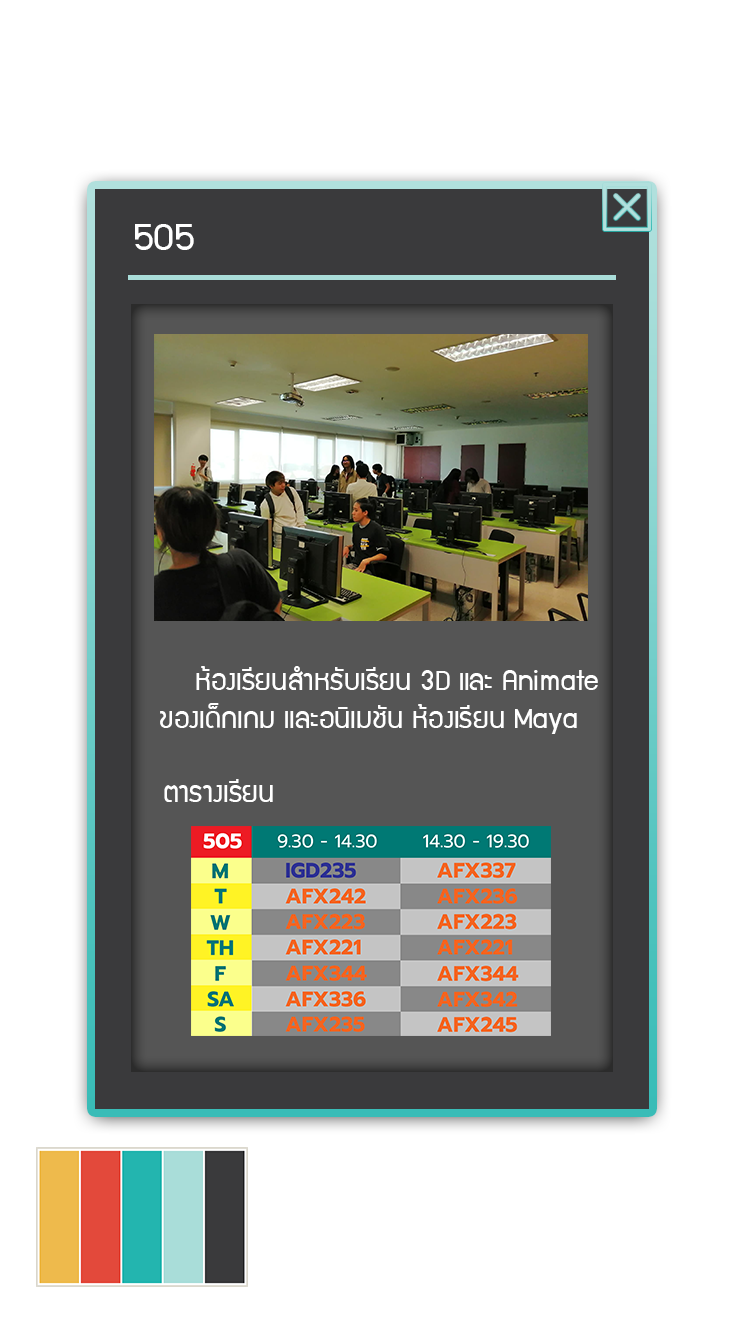
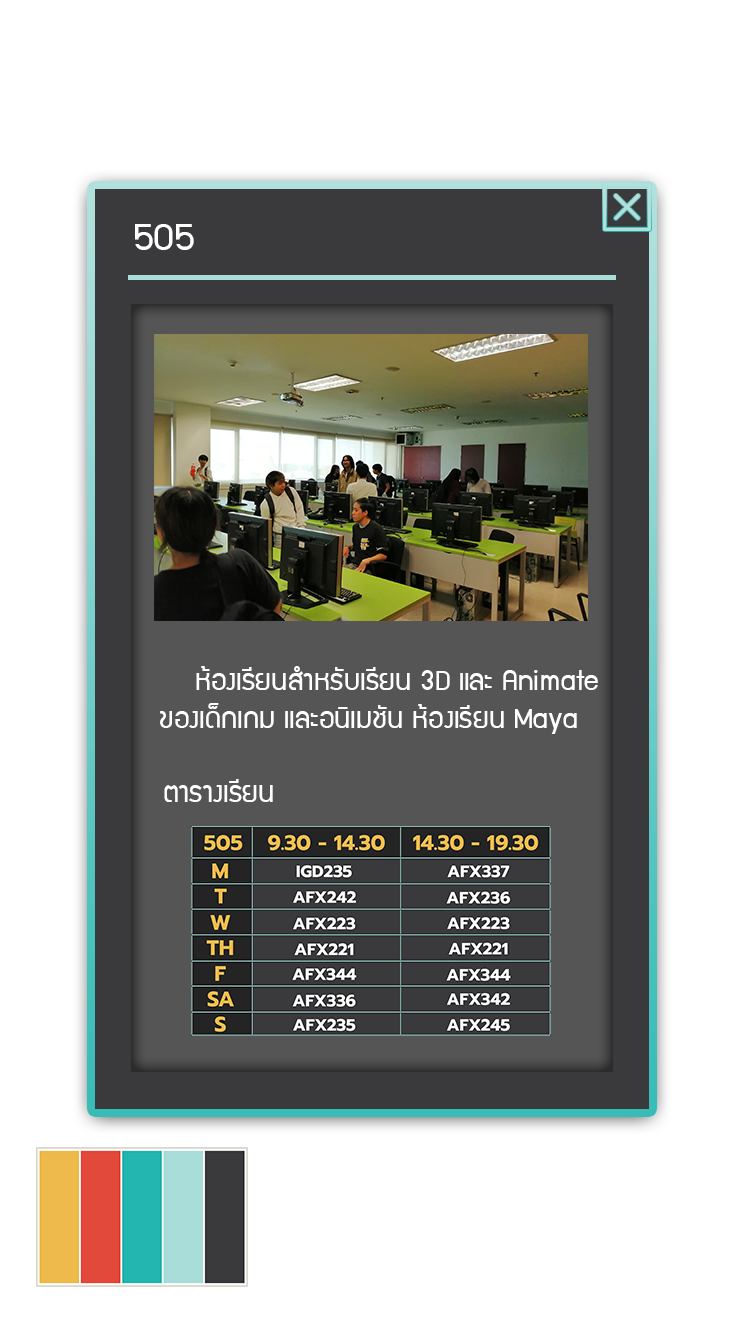
Before/after of a (750, 1334) layered artwork. What changed in the layer stack:
added group "Table_505 Frame" with 1 layers above "Rectangle 3" over bbox(191, 826, 551, 1036)
moved "Table_505" into group "Table_505 Frame", painted on it over bbox(191, 826, 551, 1036)
